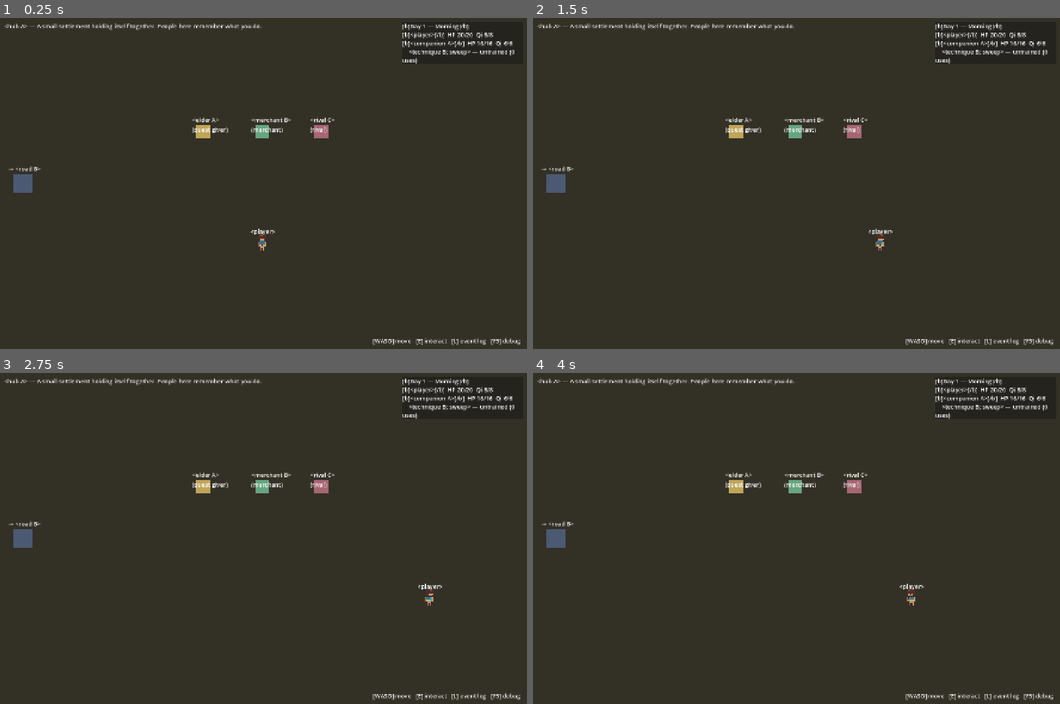
Above: before the commit, frames 1-4 (two rows, left to right).
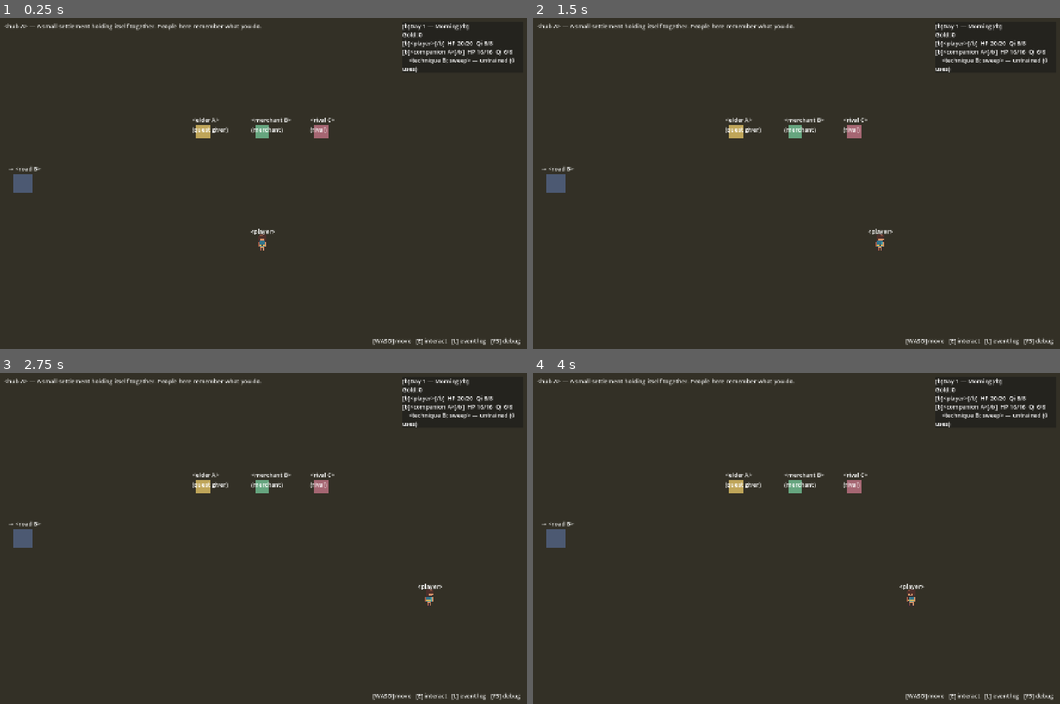
Above: after the commit, the same moments.

Repository: haowjy/living-rpg-game
Game: Godot game, scene res://game/app/main.tscn
The game is run twice, just before and just after one commit, with the same random seed, the same clock (stepped at 60 frames per second) and the same inputs.
Inputs (mouse positions are in pixels of both pictures, inside the frame that each line leads up to):
- Up to frame 1 (0.25 s): no input
- Up to frame 2 (1.5 s): tap Enter at 0.5 s; move the mouse to (912, 166) at 0.52 s; hold D (move_right) 0.53-1.25 s; hold E (interact) 0.53-1.25 s; click (912, 166) at 0.67 s; drag from (691, 200) to (554, 183) at 1.27 s
- Up to frame 3 (2.75 s): tap Space at 2 s; move the mouse to (316, 465) at 2.02 s; hold D (move_right) from 2.03 s (still down); hold E (interact) from 2.03 s (still down)
- Up to frame 4 (4 s): release D (move_right) at 2.75 s; release E (interact) at 2.75 s; drag from (770, 604) to (738, 485) at 2.77 s; tap Enter at 3.5 s; move the mouse to (954, 588) at 3.52 s; hold A (move_left) from 3.53 s (still down); hold E (interact) from 3.53 s (still down)

The runs differ from the first frame. In frame 1, 0.8% of the frame differs, in the area x 76-98%, y 4-17%; in frame 2, 0.8%; in frame 3, 0.8%; in frame 4, 0.8%.

Commit message:
feat(godot): add gold and minimal inventory

Diff:
--- /dev/null
+++ b/godot/game/data/content/item_salve.tres
@@ -0,0 +1,13 @@
+[gd_resource type="Resource" script_class="ItemDef" load_steps=2 format=3]
+
+[ext_resource type="Script" path="res://game/data/item_def.gd" id="1"]
+
+[resource]
+script = ExtResource("1")
+id = "salve"
+display_name = "<salve>"
+kind = "consumable"
+; # TBD-owner
+price = 6
+; # TBD-owner
+heal_hp = 8
--- /dev/null
+++ b/godot/game/data/content/item_spirit_contract.tres
@@ -0,0 +1,11 @@
+[gd_resource type="Resource" script_class="ItemDef" load_steps=2 format=3]
+
+[ext_resource type="Script" path="res://game/data/item_def.gd" id="1"]
+
+[resource]
+script = ExtResource("1")
+id = "spirit_contract"
+display_name = "<spirit contract>"
+kind = "spirit_contract"
+; # TBD-owner
+price = 20
--- a/godot/game/data/content/npc_merchant_b.tres
+++ b/godot/game/data/content/npc_merchant_b.tres
@@ -7,4 +7,5 @@
 id = "merchant_b"
 display_name = "<merchant B>"
 role = "merchant"
+goods = PackedStringArray("spirit_contract", "salve")
 body_color = Color(0.4, 0.65, 0.5, 1)
--- a/godot/game/data/content_db.gd
+++ b/godot/game/data/content_db.gd
@@ -14,6 +14,7 @@
 var areas: Dictionary = {}
 var npcs: Dictionary = {}
 var encounters: Dictionary = {}
+var items: Dictionary = {}
 
 
 func _init() -> void:
@@ -49,6 +50,8 @@
 		_index(npcs, res, res.id)
 	elif res is EncounterDef:
 		_index(encounters, res, res.id)
+	elif res is ItemDef:
+		_index(items, res, res.id)
 	else:
 		push_error("ContentDB: unknown resource type: %s" % res)
 
@@ -87,3 +90,8 @@
 func encounter(id: String) -> EncounterDef:
 	assert(encounters.has(id), "Unknown encounter id: %s" % id)
 	return encounters[id]
+
+
+func item(id: String) -> ItemDef:
+	assert(items.has(id), "Unknown item id: %s" % id)
+	return items[id]
--- /dev/null
+++ b/godot/game/data/item_def.gd
@@ -0,0 +1,10 @@
+class_name ItemDef
+extends Resource
+## Authored definition of an inventory item.
+
+@export var id: String = ""
+@export var display_name: String = ""
+## Supported values: "consumable" and "spirit_contract".
+@export var kind: String = ""
+@export var price: int = 0
+@export var heal_hp: int = 0
--- a/godot/game/data/npc_def.gd
+++ b/godot/game/data/npc_def.gd
@@ -10,4 +10,6 @@
 @export var display_name: String = ""
 ## Short role label shown under the name, e.g. "quest giver".
 @export var role: String = ""
+## Item ids this NPC offers for sale when acting as a merchant.
+@export var goods: PackedStringArray = PackedStringArray()
 @export var body_color: Color = Color(0.8, 0.7, 0.3)
--- a/godot/game/story/game_state.gd
+++ b/godot/game/story/game_state.gd
@@ -12,6 +12,9 @@
 var day: int = 1
 ## Four daily segments: Morning, Midday, Evening, Night.
 var time_of_day: int = 0
+var gold: int = 0
+## Item id -> count.
+var inventory: Dictionary = {}
 ## World flags: String -> bool/int. The only quest/world memory.
 var flags: Dictionary = {}
 var party: Array[ActorState] = []
@@ -60,7 +63,7 @@
 	if segments < 1:
 		return _fail("Time must advance by at least one segment.")
 	var elapsed := time_of_day + segments
-	day += elapsed / 4
+	day += elapsed >> 2
 	time_of_day = elapsed % 4
 	event_log.append("time_advanced", "It is now Day %d — %s." % [day, time_of_day_name()],
 			{"day": day, "time_of_day": time_of_day})
@@ -81,6 +84,55 @@
 	event_log.append("rested", "The party rested until Morning.",
 			{"day": day, "time_of_day": time_of_day})
 	return _ok()
+
+
+func buy(item_id: String) -> Dictionary:
+	var item_def := db.item(item_id)
+	if not _merchant_sells_here(item_id):
+		return _fail("No merchant here sells %s." % item_def.display_name)
+	if gold < item_def.price:
+		return _fail("Not enough gold to buy %s." % item_def.display_name)
+	gold -= item_def.price
+	inventory[item_id] = int(inventory.get(item_id, 0)) + 1
+	event_log.append("item_bought", "Bought %s." % item_def.display_name,
+			{"item_id": item_id, "price": item_def.price, "gold": gold})
+	return _ok()
+
+
+func sell(item_id: String) -> Dictionary:
+	if int(inventory.get(item_id, 0)) < 1:
+		return _fail("The party does not own that item.")
+	var item_def := db.item(item_id)
+	var refund := item_def.price >> 1
+	_consume_item(item_id)
+	gold += refund
+	event_log.append("item_sold", "Sold %s." % item_def.display_name,
+			{"item_id": item_id, "refund": refund, "gold": gold})
+	return _ok()
+
+
+func use_item(item_id: String) -> Dictionary:
+	if int(inventory.get(item_id, 0)) < 1:
+		return _fail("The party does not own that item.")
+	var item_def := db.item(item_id)
+	if item_def.kind == "spirit_contract":
+		return _fail("Nothing happens here.")
+	if item_def.kind != "consumable":
+		return _fail("That item cannot be used.")
+	var restored := mini(item_def.heal_hp, player().max_hp - player().hp)
+	player().hp += restored
+	_consume_item(item_id)
+	event_log.append("item_used", "Used %s." % item_def.display_name,
+			{"item_id": item_id, "actor_id": player().id, "heal_hp": restored})
+	return _ok()
+
+
+func _consume_item(item_id: String) -> bool:
+	var count := int(inventory.get(item_id, 0))
+	if count < 1:
+		return false
+	inventory[item_id] = count - 1
+	return true
 
 
 func learn_technique(actor_id: String, technique_id: String) -> Dictionary:
@@ -158,6 +210,14 @@
 	return db.area(area_id).display_name
 
 
+func _merchant_sells_here(item_id: String) -> bool:
+	for npc_id in db.area(current_area_id).npc_ids:
+		var npc_def := db.npc(npc_id)
+		if npc_def.role == "merchant" and npc_def.goods.has(item_id):
+			return true
+	return false
+
+
 func _ok() -> Dictionary:
 	return {"ok": true, "error": ""}
 
--- a/godot/game/ui/party_panel.gd
+++ b/godot/game/ui/party_panel.gd
@@ -15,6 +15,7 @@
 func refresh(gs: GameState) -> void:
 	var lines := PackedStringArray()
 	lines.append("[b]Day %d — %s[/b]" % [gs.day, gs.time_of_day_name()])
+	lines.append("Gold: %d" % gs.gold)
 	for actor in gs.party:
 		var line := "[b]%s[/b]  HP %d/%d" % [actor.display_name, actor.hp, actor.max_hp]
 		if actor.max_qi > 0 and not actor.is_spirit():
--- a/godot/tests/test_economy.gd
+++ b/godot/tests/test_economy.gd
@@ -50,3 +50,73 @@
 	t.eq(away.player().hp, 3, "rejected rest does not restore HP")
 	t.eq(away.event_log.entries[-1]["type"], "command_rejected",
 			"rejected rest is logged")
+
+	t.context("buy")
+	var shopper := GameState.new(db, 42)
+	shopper.start_new_run("hub_a")
+	shopper.gold = 30
+	var bought := shopper.buy("salve")
+	t.ok(bought["ok"], "buying goods from a present merchant succeeds")
+	t.eq(shopper.gold, 24, "buying deducts the item price")
+	t.eq(shopper.inventory.get("salve", 0), 1, "buying adds one item")
+	t.eq(shopper.event_log.entries[-1]["type"], "item_bought", "buying is logged")
+	t.eq(shopper.event_log.entries[-1]["data"]["item_id"], "salve",
+			"buy event identifies the item")
+
+	shopper.gold = 0
+	var poor := shopper.buy("salve")
+	t.ok(not poor["ok"], "buying with insufficient gold is rejected")
+	t.eq(shopper.inventory.get("salve", 0), 1,
+			"rejected purchase does not add inventory")
+	t.eq(shopper.event_log.entries[-1]["type"], "command_rejected",
+			"rejected purchase is logged")
+
+	var remote := GameState.new(db, 42)
+	remote.start_new_run("road_b")
+	remote.gold = 30
+	var no_merchant := remote.buy("salve")
+	t.ok(not no_merchant["ok"], "buying without a present merchant is rejected")
+	t.eq(remote.gold, 30, "rejected remote purchase does not deduct gold")
+	t.eq(remote.event_log.entries[-1]["type"], "command_rejected",
+			"remote purchase rejection is logged")
+
+	t.context("sell")
+	shopper.inventory["salve"] = 2
+	shopper.gold = 0
+	var sold := shopper.sell("salve")
+	t.ok(sold["ok"], "selling an owned item succeeds")
+	t.eq(shopper.gold, 3, "selling refunds half the price with integer math")
+	t.eq(shopper.inventory["salve"], 1, "selling decrements inventory")
+	t.eq(shopper.event_log.entries[-1]["type"], "item_sold", "selling is logged")
+	t.eq(shopper.event_log.entries[-1]["data"]["refund"], 3,
+			"sell event carries the refund")
+
+	t.context("use item")
+	var user := GameState.new(db, 42)
+	user.start_new_run("hub_a")
+	user.inventory["salve"] = 1
+	user.player().hp = user.player().max_hp - 3
+	var used := user.use_item("salve")
+	t.ok(used["ok"], "using a consumable succeeds")
+	t.eq(user.player().hp, user.player().max_hp, "consumable healing clamps to max HP")
+	t.eq(user.inventory["salve"], 0, "using a consumable decrements inventory")
+	t.eq(user.event_log.entries[-1]["type"], "item_used", "using an item is logged")
+	t.eq(user.event_log.entries[-1]["data"]["heal_hp"], 3,
+			"item event carries actual healing")
+
+	user.inventory["spirit_contract"] = 1
+	var inert := user.use_item("spirit_contract")
+	t.ok(not inert["ok"], "using a spirit contract away from its destination is rejected")
+	t.eq(inert["error"], "Nothing happens here.", "spirit contract rejection is explicit")
+	t.eq(user.inventory["spirit_contract"], 1,
+			"rejected spirit contract use does not consume it")
+	t.eq(user.event_log.entries[-1]["type"], "command_rejected",
+			"rejected spirit contract use is logged")
+
+	t.context("consume seam")
+	user.inventory["salve"] = 2
+	t.ok(user._consume_item("salve"), "consume helper reports an owned item")
+	t.eq(user.inventory["salve"], 1, "consume helper decrements an owned item")
+	t.ok(not user._consume_item("missing"), "consume helper rejects an absent item")
+	t.eq(user.inventory.get("missing", 0), 0,
+			"consume helper does not create an absent inventory entry")
Not shown, added: godot/game/data/item_def.gd.uid
Not shown, added: godot/tests/test_economy.gd.uid
